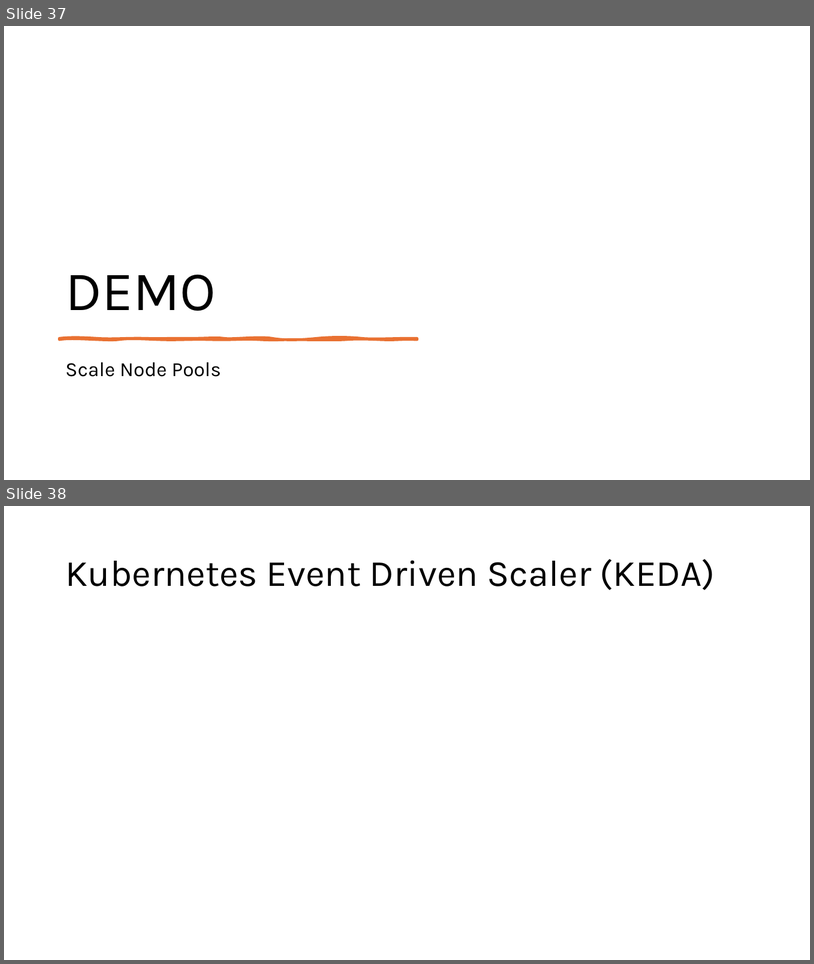
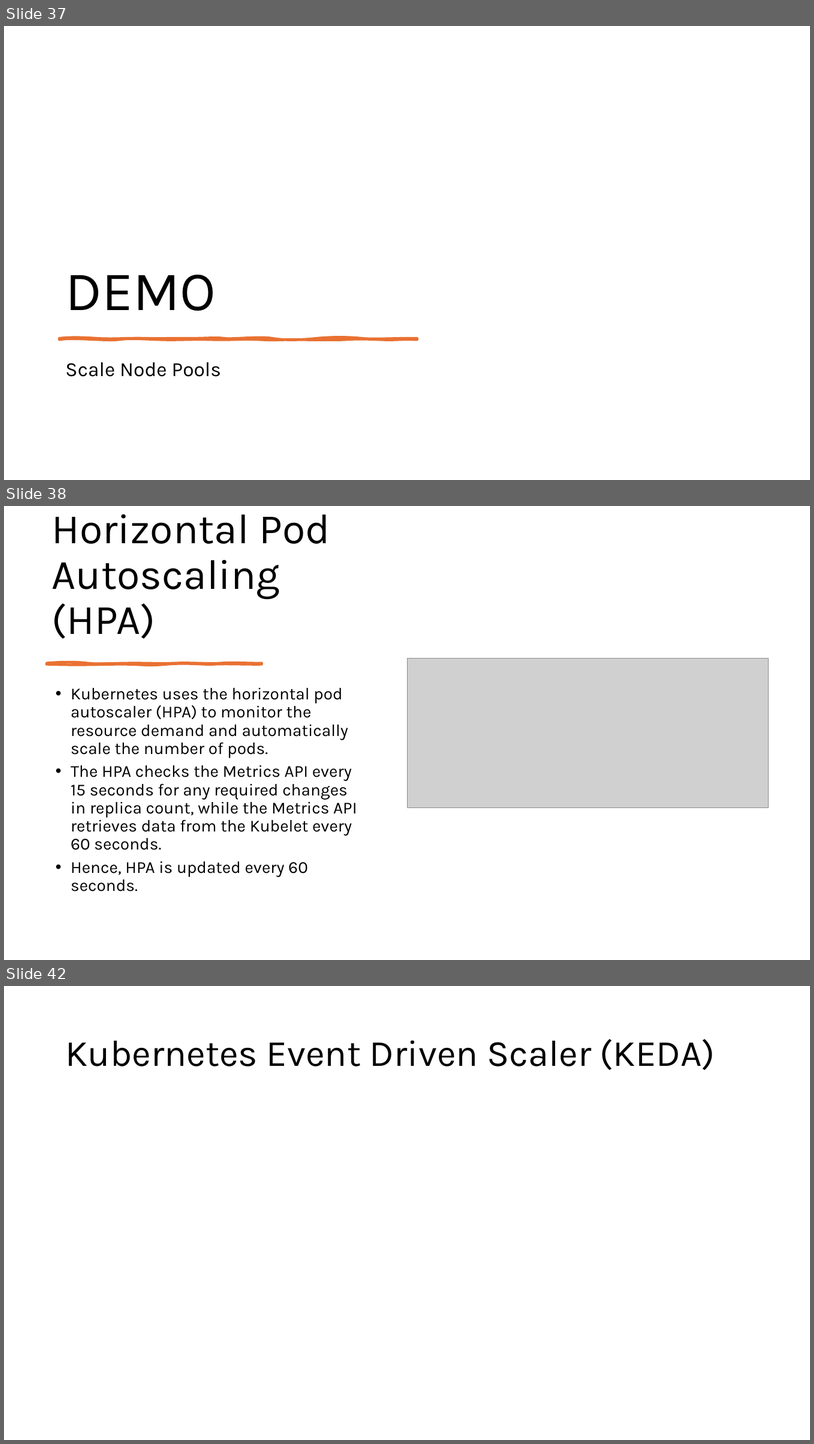
Before and after one commit to fhbilgen/AKSWorkshop, a slide deck: AKS_02_Node_Pools.pptx. Shown one above the other, each under a label of ours: slides 37 and 38 before the commit, slides 37, 38 and 42 after it; the slides between them are not shown. The pictures are 814x964 and 814x1444 pixels, drawn with LibreOffice and Linux fonts; fonts in the diff are those of the drawing; grey boxes stand for pictures. Boxes give left, top, right and bottom in pixels: in the first picture for what was removed or moved away, otherwise in the second. Text is boxed around its words. In the diff, an @@ line names an element or a change of style, - is before the commit and + after.

```diff
--- a/AKS_02_Node_Pools.pptx
+++ b/AKS_02_Node_Pools.pptx
@@ slide 38 added at box(4, 506, 810, 960), background #FFFFFF @@
@@ title added at box(52, 514, 330, 639), 50 pt, text #000000 @@
+Horizontal Pod Autoscaling (HPA)
@@ freeform shape added at box(47, 663, 262, 664), fill #E97132, outline #E97132 3 pt @@
@@ picture added at box(408, 658, 768, 807) @@
@@ text added at box(71, 688, 357, 891), 20 pt, text #000000 @@
+• Kubernetes uses the horizontal pod autoscaler (HPA) to monitor the resource demand and automatically scale the number of pods.
+• The HPA checks the Metrics API every 15 seconds for any required changes in replica count, while the Metrics API retrieves data from the Kubelet every 60 seconds.
+• Hence, HPA is updated every 60 seconds.
@@ what was slide 38 is now slide 42 @@
```
Also in this commit, not shown: 7 other slides added, 2 slides removed, 6 other files.
